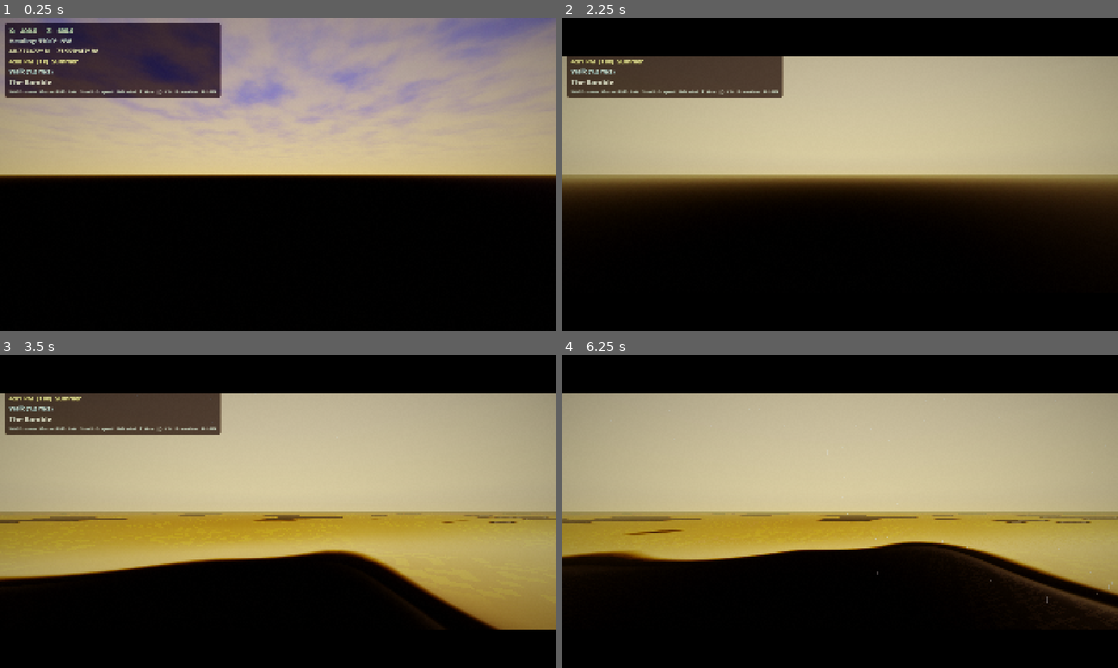
Above: before the commit, frames 1-4 (two rows, left to right).
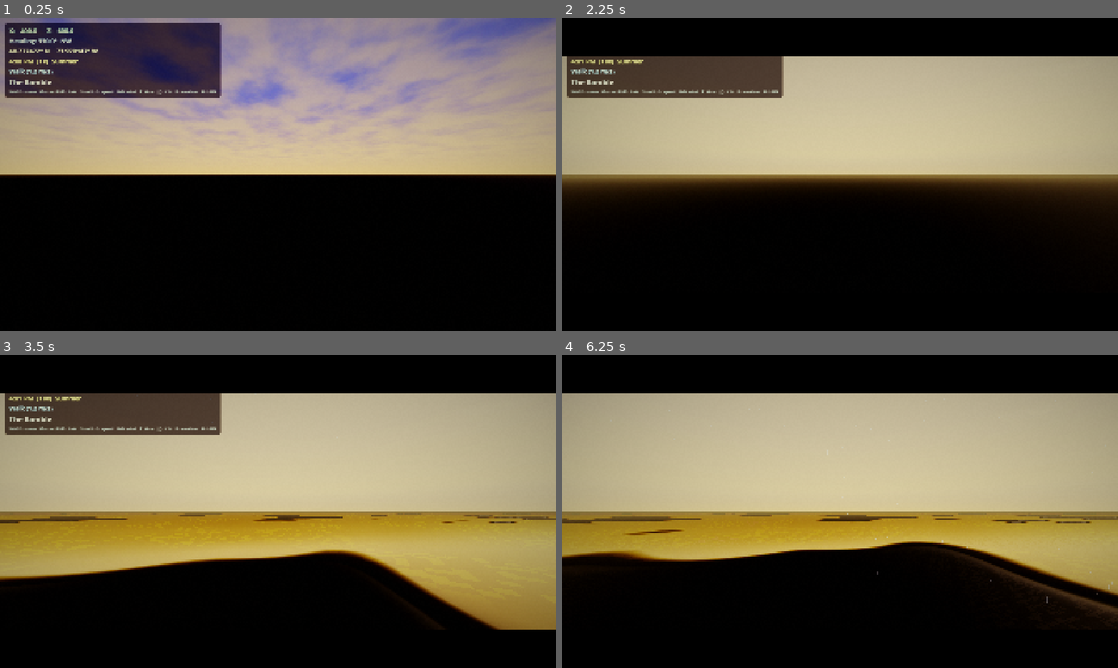
Above: after the commit, the same moments.

Repository: Central-Park-Walk/central-park-walk
Game: Godot game, scene res://main.tscn
The game is run twice, just before and just after one commit, with the same random seed, the same clock (stepped at 60 frames per second) and the same inputs.
Inputs (mouse positions are in pixels of both pictures, inside the frame that each line leads up to):
- Up to frame 1 (0.25 s): no input
- Up to frame 2 (2.25 s): tap Enter at 0.5, 2 s; move the mouse to (962, 158) at 0.52 s; hold D 0.53-1.28 s; tap T at 0.6 s; click (962, 158) at 0.67 s; tap Space at 1.25 s; move the mouse to (728, 190) at 1.27 s; hold S 1.28-2.03 s; tap L at 1.35 s; move the mouse to (895, 105) at 2.02 s; hold D from 2.03 s (still down); tap P at 2.1 s
- Up to frame 3 (3.5 s): move the mouse to (250, 574) at 2.77 s; release D at 2.78 s; hold W from 2.78 s (still down); tap G at 2.85 s; click (250, 574) at 2.92 s
- Up to frame 4 (6.25 s): move the mouse to (1006, 558) at 3.52 s; release W at 3.53 s; hold A 3.53-5.03 s; tap one key every 0.75 s from 3.6 s: H 9 0 N; move the mouse to (673, 464) at 4.27 s; move the mouse to (867, 511) at 5.02 s; hold S 5.03-5.78 s; click (867, 511) at 5.17 s; move the mouse to (756, 433) at 5.77 s; hold D from 5.78 s (still down)

The runs differ from the first frame. In frame 1, 1.2% of the frame differs, in the area x 0-100%, y 18-52%; in frame 2, 2.5%, in the area x 0-100%, y 50-54%; in frame 3, 1.4%; in frame 4, 1.6%.

Commit message:
Reduce atmospheric haze for clearer views across all time-of-day keyframes
Halved fog density, reduced fog energy, lowered aerial perspective and
volumetric fog across noon, sunrise, and sunset keyframes. NYC has
atmospheric haze but the previous values washed out every shot.

- Noon: fog_density 0.0006→0.0002, vol_fog 0.0004→0.0001
- Sunrise: fog_density 0.0004→0.0003, vol_fog 0.0008→0.0005
- Sunset: fog_density 0.0005→0.0003, vol_fog 0.0010→0.0006
- Base volumetric fog: density 0.0003→0.0001, reduced ambient/GI inject
- Buildings and skyline now visible at much greater distance
- God rays preserved at dawn/dusk via high anisotropy

Co-Authored-By: Claude Opus 4.6 <noreply@anthropic.com>

Diff:
--- a/main.gd
+++ b/main.gd
@@ -933,16 +933,16 @@
 
 	# Volumetric fog — light shafts (god rays at sunrise/sunset via high anisotropy)
 	_env.volumetric_fog_enabled = true
-	_env.volumetric_fog_density = 0.0003
+	_env.volumetric_fog_density = 0.0001
 	_env.volumetric_fog_albedo = Color(1.0, 1.0, 1.0)
 	_env.volumetric_fog_emission = Color(0.8, 0.85, 0.9)
-	_env.volumetric_fog_emission_energy = 0.12
+	_env.volumetric_fog_emission_energy = 0.08
 	_env.volumetric_fog_anisotropy = 0.3
-	_env.volumetric_fog_length = 80.0
+	_env.volumetric_fog_length = 100.0
 	_env.volumetric_fog_detail_spread = 2.0
-	_env.volumetric_fog_ambient_inject = 0.25
-	_env.volumetric_fog_gi_inject = 0.3
-	_env.volumetric_fog_sky_affect = 0.30
+	_env.volumetric_fog_ambient_inject = 0.15
+	_env.volumetric_fog_gi_inject = 0.2
+	_env.volumetric_fog_sky_affect = 0.20
 	_env.volumetric_fog_temporal_reprojection_enabled = true
 
 	# SDFGI — global illumination (green bounce under canopies, warm path reflections)
@@ -1048,18 +1048,18 @@
 		"contrast":       1.08,
 		"brightness":     0.92,
 		"fog_color":      Color(0.58, 0.44, 0.34),
-		"fog_energy":     0.65,
-		"fog_scatter":    0.25,
-		"fog_density":    0.0004,
-		"fog_aerial":     0.18,
-		"fog_sky_affect": 0.3,
+		"fog_energy":     0.50,
+		"fog_scatter":    0.20,
+		"fog_density":    0.0003,
+		"fog_aerial":     0.12,
+		"fog_sky_affect": 0.25,
 		"sun_energy":     0.90,
 		"sun_color":      Color(1.0, 0.70, 0.35),
 		"sun_pitch":      -12.0,
 		"sun_yaw":        -95.0,
 		"shadow_dist":    250.0,
 		"lamp_emission":  0.0,
-		"vol_fog_density":    0.0008,  # denser for sunrise light shafts through trees
+		"vol_fog_density":    0.0005,  # moderate for sunrise god rays
 		"vol_fog_anisotropy": 0.92,   # strong forward scatter → god rays at dawn
 		"cloud_coverage":     0.50,
 		"cloud_density":      0.55,
@@ -1092,19 +1092,19 @@
 		"contrast":       1.06,
 		"brightness":     0.90,
 		"fog_color":      Color(0.62, 0.60, 0.56),  # warmer haze — NYC summer atmosphere
-		"fog_energy":     0.7,
-		"fog_scatter":    0.08,
-		"fog_density":    0.0006,   # NYC always has atmospheric haze — distant buildings fade
-		"fog_aerial":     0.15,
-		"fog_sky_affect": 0.40,    # fog blends toward sky color at distance
-		"sun_energy":     0.90,
+		"fog_energy":     0.5,
+		"fog_scatter":    0.06,
+		"fog_density":    0.0002,   # NYC has haze but keep it subtle — clarity first
+		"fog_aerial":     0.08,
+		"fog_sky_affect": 0.25,
+		"sun_energy":     0.95,
 		"sun_color":      Color(0.95, 0.92, 0.85),
 		"sun_pitch":      -55.0,
 		"sun_yaw":        -20.0,
 		"shadow_dist":    300.0,
 		"lamp_emission":  0.0,
-		"vol_fog_density":    0.0004,  # volumetric depth — subtle haze scattering
-		"vol_fog_anisotropy": 0.55,
+		"vol_fog_density":    0.0001,  # very subtle volumetric — just enough for depth
+		"vol_fog_anisotropy": 0.45,
 		"cloud_coverage":     0.60,
 		"cloud_density":      0.55,
 		"cloud_color_top":    Color(0.95, 0.95, 0.93),
@@ -1138,18 +1138,18 @@
 		"contrast":       1.10,   # richer contrast with long shadows
 		"brightness":     0.93,
 		"fog_color":      Color(0.72, 0.52, 0.35),    # warmer haze
-		"fog_energy":     0.7,
-		"fog_scatter":    0.30,    # more atmospheric scatter
-		"fog_density":    0.0005,
-		"fog_aerial":     0.22,    # stronger aerial perspective
-		"fog_sky_affect": 0.35,
-		"sun_energy":     0.95,    # stronger low sun
+		"fog_energy":     0.55,
+		"fog_scatter":    0.22,
+		"fog_density":    0.0003,
+		"fog_aerial":     0.14,
+		"fog_sky_affect": 0.30,
+		"sun_energy":     1.0,     # stronger low sun for dramatic golden light
 		"sun_color":      Color(1.0, 0.65, 0.30),     # deeper amber
 		"sun_pitch":      -12.0,   # lower sun angle for longer shadows
 		"sun_yaw":        95.0,
 		"shadow_dist":    250.0,
 		"lamp_emission":  0.0,  # lamps off until after sunset (ramp 19h→21h)
-		"vol_fog_density":    0.0010,  # denser for sunset god rays through tree canopy
+		"vol_fog_density":    0.0006,  # moderate for sunset god rays
 		"vol_fog_anisotropy": 0.94,   # very strong forward scatter — dramatic light shafts
 		"cloud_coverage":     0.60,
 		"cloud_density":      0.55,
